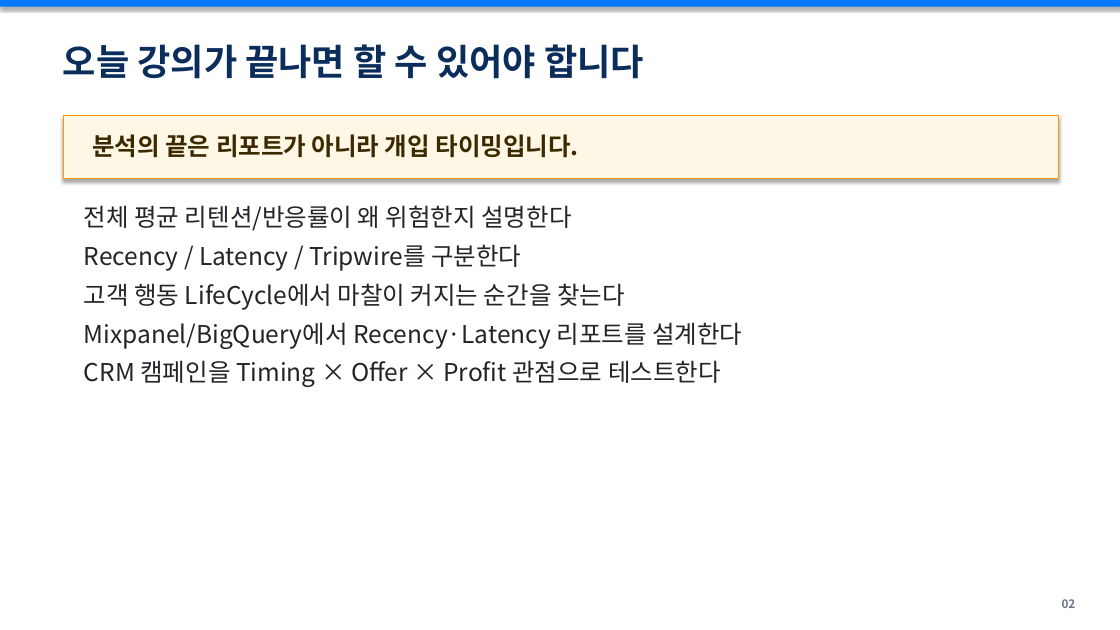
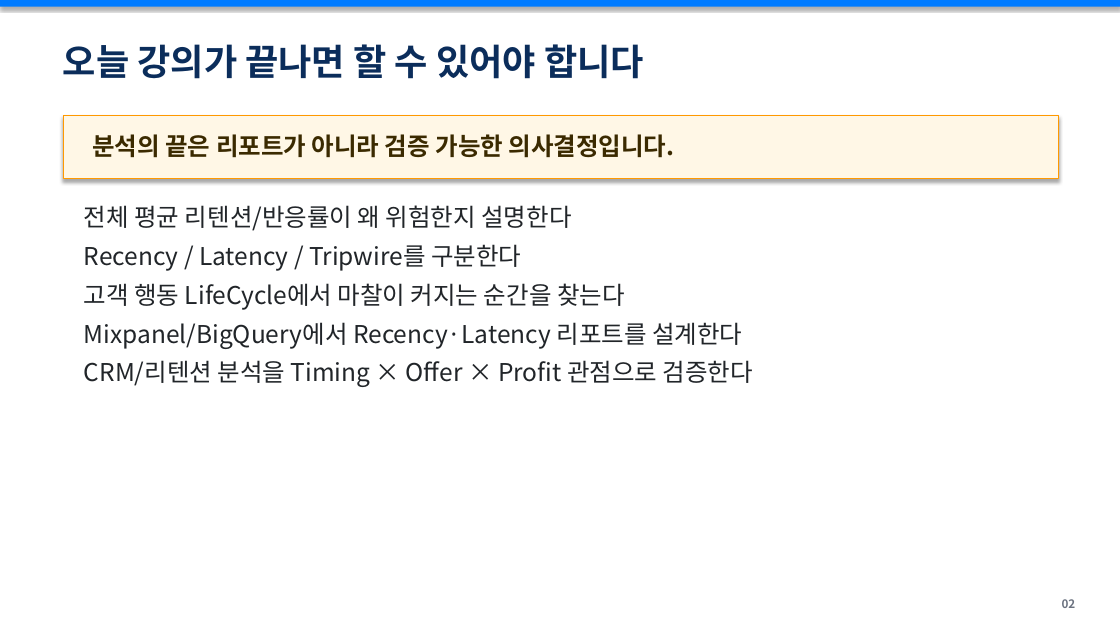
Before and after one commit to sykim-kr/Recency-latency-lecture, a slide deck: slide 3 of recency-latency-retention-crm-lecture-full-workshop-v3-final.pptx. Drawn at 1120x630 pixels with LibreOffice and Linux fonts; fonts in the diff are those of the drawing. Boxes give left, top, right and bottom in pixels: in the first picture for what was removed or moved away, otherwise in the second. Text is boxed around its words. In the diff, an @@ line names an element or a change of style, - is before the commit and + after.

```diff
--- a/recency-latency-retention-crm-lecture-full-workshop-v3-final.pptx
+++ b/recency-latency-retention-crm-lecture-full-workshop-v3-final.pptx
@@ text at (92,134,675,158): text changed @@
-분석의 끝은 리포트가 아니라 개입 타이밍입니다.
+분석의 끝은 리포트가 아니라 검증 가능한 의사결정입니다.
@@ text at (84,360,753,387): text changed @@
-CRM 캠페인을 Timing × Offer × Profit 관점으로 테스트한다
+CRM/리텐션 분석을 Timing × Offer × Profit 관점으로 검증한다
```
Also in this commit, not shown: 4 other slides changed, 8 other files.
